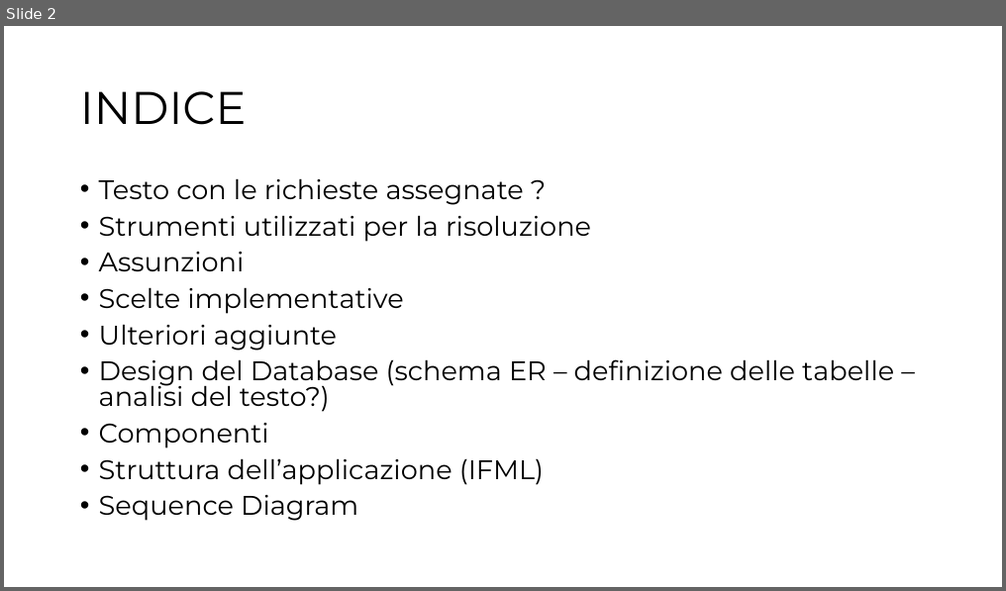
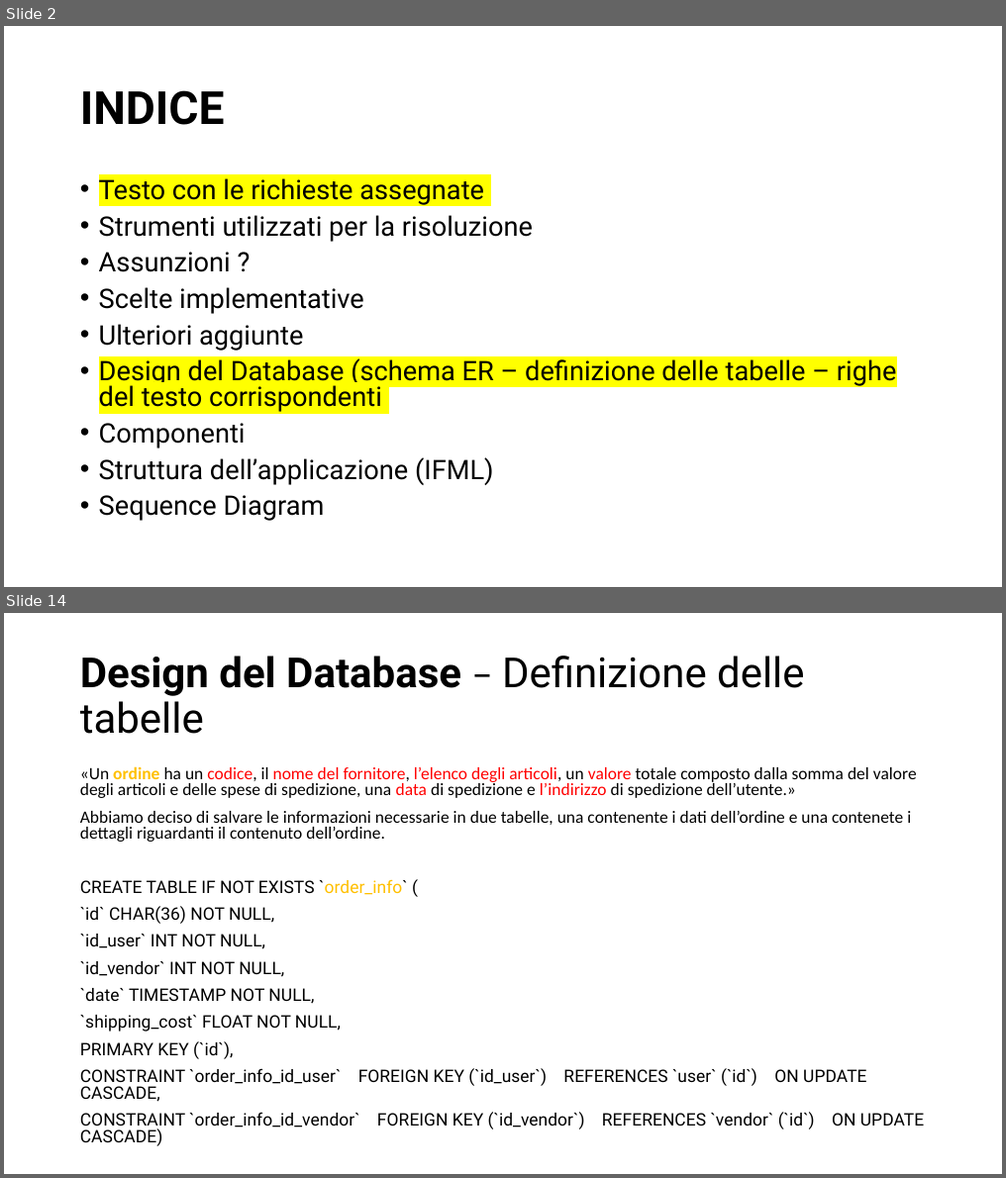
Before and after one commit to sofiamartellozzo/BigBang, a slide deck: docs/ideaPerLaPresentazione.pptx. Shown one above the other, each under a label of ours: slide 2 before the commit, slides 2 and 14 after it; the slides between them are not shown. The pictures are 1006x591 and 1006x1178 pixels, drawn with LibreOffice and Linux fonts; fonts in the diff are those of the drawing. Boxes give left, top, right and bottom in pixels: in the first picture for what was removed or moved away, otherwise in the second. Text is boxed around its words. In the diff, an @@ line names an element or a change of style, - is before the commit and + after.

```diff
--- a/docs/ideaPerLaPresentazione.pptx
+++ b/docs/ideaPerLaPresentazione.pptx
@@ slide 14 added at [4, 613, 1002, 1174], background #FFFFFF @@
@@ title added at [80, 656, 805, 734], 40 pt, text #000000 @@
+Design del Database – Definizione delle tabelle
@@ text added at [80, 766, 924, 1147], 16.6 pt, text #000000 @@
+«Un ordine ha un codice, il nome del fornitore, l’elenco degli articoli, un valore totale composto dalla somma del valore degli articoli e delle spese di spedizione, una data di spedizione e l’indirizzo di spedizione dell’utente.»
+Abbiamo deciso di salvare le informazioni necessarie in due tabelle, una contenente i dati dell’ordine e una contenete i dettagli riguardanti il contenuto dell’ordine.
+CREATE TABLE IF NOT EXISTS `order_info` (
+`id` CHAR(36) NOT NULL,
+`id_user` INT NOT NULL,
+`id_vendor` INT NOT NULL,
+`date` TIMESTAMP NOT NULL,
+`shipping_cost` FLOAT NOT NULL,
+PRIMARY KEY (`id`),
+CONSTRAINT `order_info_id_user` FOREIGN KEY (`id_user`) REFERENCES `user` (`id`) ON UPDATE CASCADE,
+CONSTRAINT `order_info_id_vendor` FOREIGN KEY (`id_vendor`) REFERENCES `vendor` (`id`) ON UPDATE CASCADE)
@@ slide 2 changed as well @@
@@ title "INDICE" at [80, 90, 225, 125]: font Montserrat to Roboto, bold on @@
@@ text at [99, 178, 484, 205]: text changed; font Montserrat to Roboto @@
-• Testo con le richieste assegnate ?
+• Testo con le richieste assegnate
@@ text at [99, 215, 533, 521]: font Montserrat to Roboto in "Strumenti utilizzati per la risoluzione", "Scelte implementative", "Ulteriori aggiunte", "Componenti" and 2 more places @@
@@ text at [99, 252, 231, 273]: text changed; font Montserrat to Roboto @@
-• Assunzioni
+• Assunzioni ?
@@ text at [99, 356, 896, 412]: text changed; font Montserrat to Roboto @@
-• Design del Database (schema ER – definizione delle tabelle – analisi del testo?)
+• Design del Database (schema ER – definizione delle tabelle – righe del testo corrispondenti
```
Also in this commit, not shown: 1 other slide changed, 12 other slides added.
